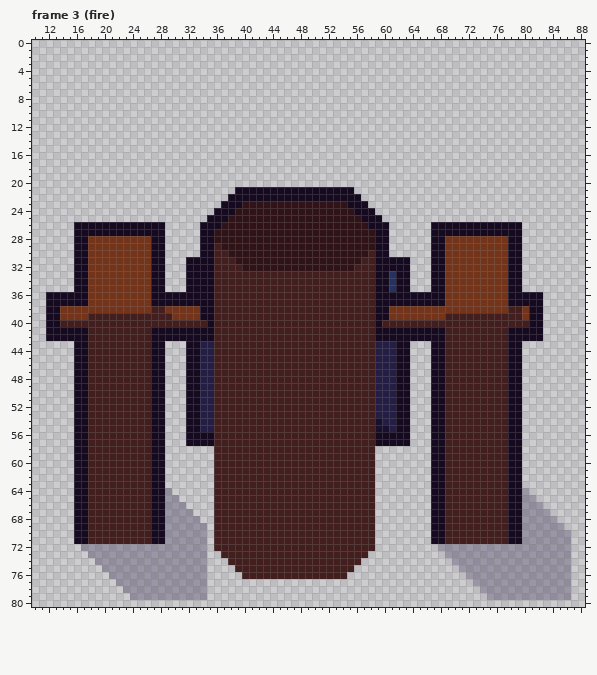
A pixel-art file gets an edit: res/img/catapult.aseprite. Above: the version before the commit.
96x96 pixels, 7 frames. Shown: frame 3 (fire): x 10..88, y 0..80. The commit also changed other frames, which this record leaves out.
Now the later version:
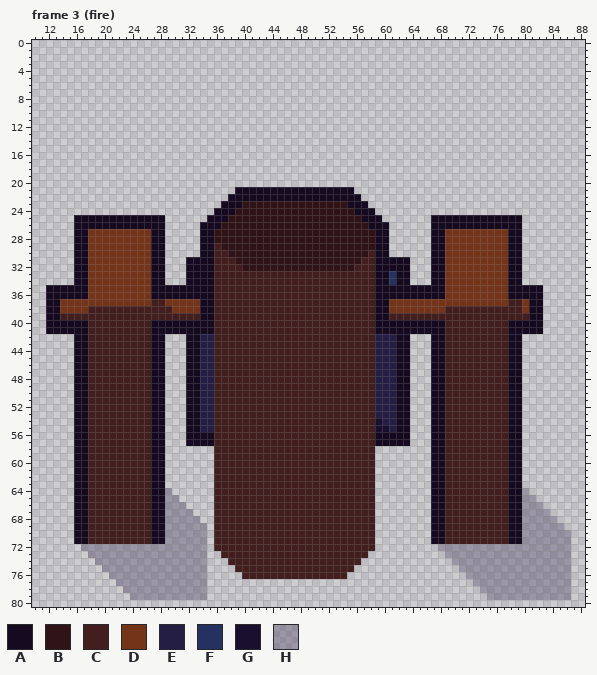
Palette (. is transparent): A #150a1f  B #2f1316  C #431e1e  D #74341a  E #241e44  F #25315e  G #19102e  H #2919454e
Change:
Changed rows in their new state; - is an unchanged pixel.
Frame 3 (fire), layer "Layer 1":
first column x 16:
25 AAAAAAAAAAAAA--------------------------------------AAAAAAAAAAAAA
27 --DDDDDDDDD------------------------------------------DDDDDDDDD--
first column x 12:
35 AAAA-------------AAA-----------------------------A--AAA-------------AAA
37 --DDDD---------CCDDDDD---------------------------DDDDDDDD---------CCD--
38 ------CCCCCCCCC--C---------------------------------------CCCCCCCCC-----
39 --CCCC------------CCCC---------------------------CCCCCCCC-----------C--
40 --AAAA---------AAAAAAAA-------------------------AAAAAAAAA---------AAA--
42 ....-------------...--EE-----------------------EEE--...-------------...
Changed places in both pictures, as pixel boxes (x1, y1, x2, y2):
changed: (74, 215, 165, 236)
changed: (431, 215, 522, 236)
changed: (46, 285, 214, 341)
changed: (375, 285, 543, 341)
